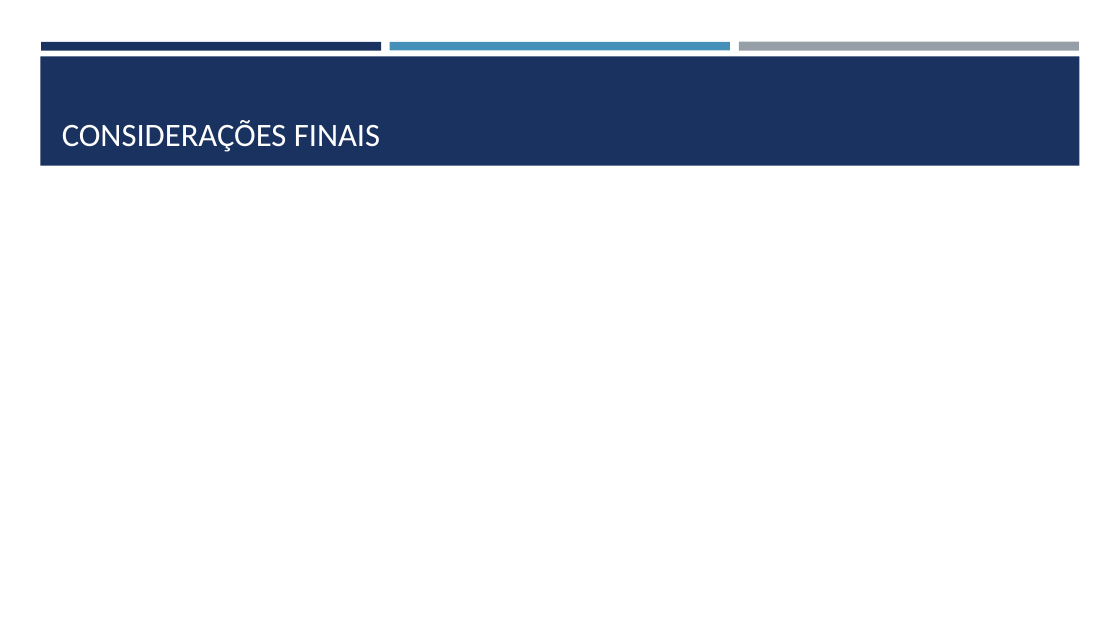
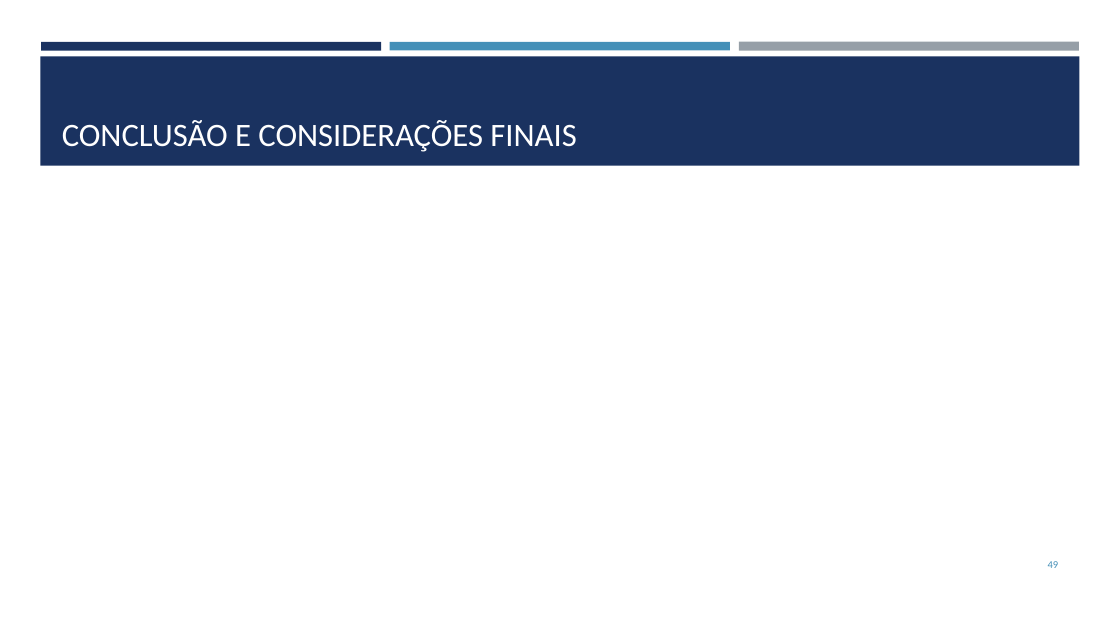
Before and after one commit to REsteche/master_works, a slide deck: slide 49 of conclusion/defesa.pptx (slide 20 before the commit). Drawn at 1120x630 pixels with LibreOffice and Linux fonts; fonts in the diff are those of the drawing; grey boxes stand for pictures. Boxes give left, top, right and bottom in pixels: in the first picture for what was removed or moved away, otherwise in the second. Text is boxed around its words. In the diff, an @@ line names an element or a change of style, - is before the commit and + after.

```diff
--- a/conclusion/defesa.pptx
+++ b/conclusion/defesa.pptx
@@ title at bbox=[62, 120, 576, 152]: text changed @@
-CONSIDERAÇÕES FINAIS
+CONCLUSÃO E CONSIDERAÇÕES FINAIS
@@ page number added at bbox=[1048, 561, 1059, 568], 9 pt, text #4590B8 @@
+49
```
Also in this commit, not shown: 18 other slides changed, 31 slides added, 6 slides removed, 1 other file.
